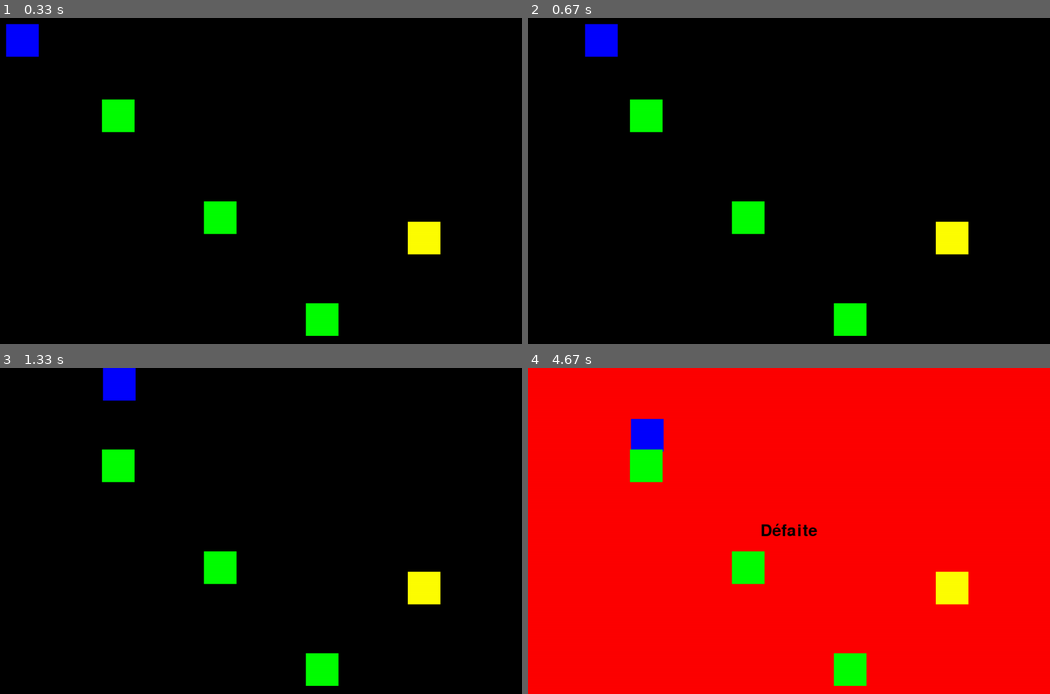
Above: before the commit, frames 1-4 (two rows, left to right).
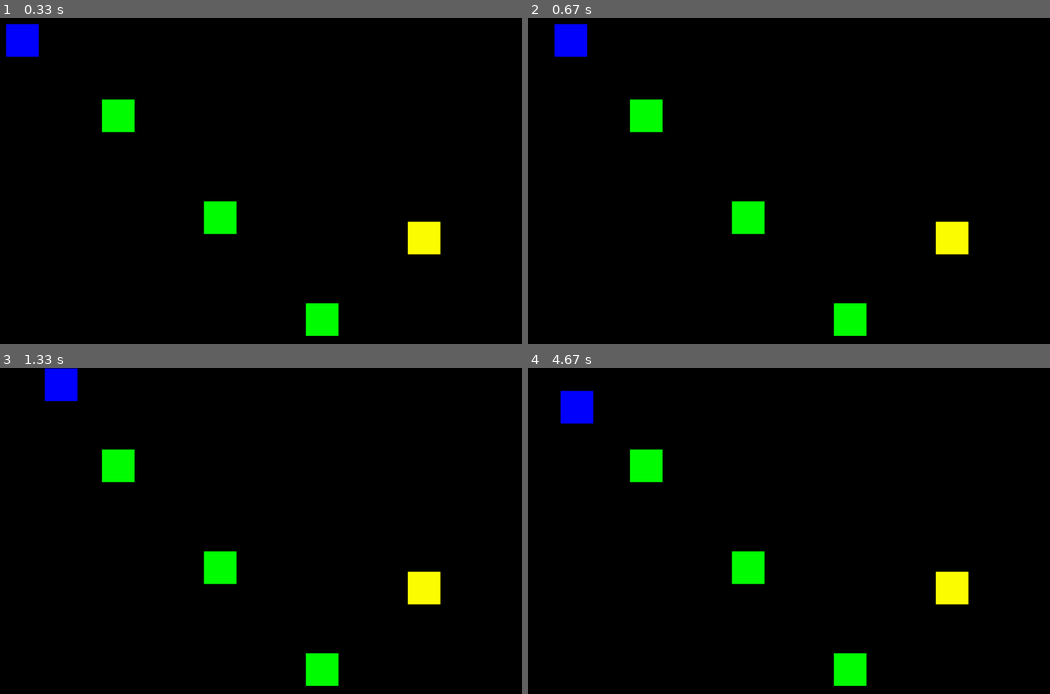
Above: after the commit, the same moments.

Repository: Valwiler/Pygame-RatMaze
Game: pygame game, started from main.py
Same seed, same stepped clock (60 frames per second), same inputs: the game is played once before the commit and once after it.
Inputs:
- Up to frame 1 (0.33 s): no input
- Up to frame 2 (0.67 s): hold Right from 0.33 s (still down)
- Up to frame 3 (1.33 s): release Right at 0.8 s; hold Up 0.83-1.13 s; hold Right from 1.17 s (still down)
- Up to frame 4 (4.67 s): release Right at 1.63 s; hold Left 1.67-2.2 s; hold Down 2.23-2.53 s; hold Left 2.57-2.97 s; hold Up 3-3.37 s; hold Right 3.4-4.03 s; hold Down 4.07-4.43 s; hold Left from 4.47 s (still down)

Frame 1 is identical in both runs. In frame 2, 1.2% of the frame differs, in the area x 5-18%, y 1-12%; in frame 3, 1.3%; in frame 4, 97%, in the area x 0-100%, y 0-100%.

Commit message:
new movement validation and end game function

Diff:
--- a/model/game.py
+++ b/model/game.py
@@ -7,14 +7,15 @@
 SCREEN_WIDTH = 1024
 SCREEN_HEIGHT = 640
 ACTORS_ICON_SIZE = 64
-MVT = 10
-FR = 30
+MVT = 1
+FR = 300
 
 NUMBER_OF_ACTORS = 5
 LABORAT_ID = 0
 
 COORDINATE_X = 0
 COORDINATE_Y = 1
+
 
 class Game:
     __instance = None
@@ -30,31 +31,29 @@
             cls.clock = pygame.time.Clock()
         return cls.__instance
 
-    def new_position_validation(self):
-
-        if self.player.position[COORDINATE_X] < 0:
-            self.player.position[COORDINATE_X] = 0
-        elif self.player.position[COORDINATE_X] > SCREEN_WIDTH - ACTORS_ICON_SIZE:
-            self.player.position[COORDINATE_X] = SCREEN_WIDTH - ACTORS_ICON_SIZE
-        elif self.player.position[COORDINATE_Y] < 0:
-            self.player.position[COORDINATE_Y] = 0
-        elif self.player.position[COORDINATE_Y] > SCREEN_HEIGHT - ACTORS_ICON_SIZE:
-            self.player.position[COORDINATE_Y] = SCREEN_HEIGHT - ACTORS_ICON_SIZE
-
     def run(self):
         while self.running and self.window.game_over is False:
-            pressed_up, pressed_down, pressed_left, pressed_right = self.game_listener.get_input()
-            if pressed_left:
-                self.player.position[COORDINATE_X] -= MVT
-            if pressed_right:
-                self.player.position[COORDINATE_X] += MVT
-            if pressed_up:
-                self.player.position[COORDINATE_Y] -= MVT
-            if pressed_down:
-                self.player.position[COORDINATE_Y] += MVT
+            self.action_interpreter()
             self.window.update_icons()
             self.clock.tick(FR)
-            self.new_position_validation()
 
-        self.window.update_icons()
-        time.sleep(2)
+        time.sleep(1)
+
+    def position_validation(self, new_position):
+        return (0 < new_position[COORDINATE_X] < SCREEN_WIDTH - ACTORS_ICON_SIZE) and \
+               (0 < new_position[COORDINATE_Y] < SCREEN_HEIGHT - ACTORS_ICON_SIZE)
+
+    def action_interpreter(self):
+        pressed_up, pressed_down, pressed_left, pressed_right = self.game_listener.get_input()
+        new_position = [self.player.position[COORDINATE_X], self.player.position[COORDINATE_Y]]
+        if pressed_left:
+            new_position[COORDINATE_X] -= MVT
+        if pressed_right:
+            new_position[COORDINATE_X] += MVT
+        if pressed_up:
+            new_position[COORDINATE_Y] -= MVT
+        if pressed_down:
+            new_position[COORDINATE_Y] += MVT
+
+        if self.position_validation(new_position):
+            self.player.set_position(new_position)
--- a/view/Window.py
+++ b/view/Window.py
@@ -6,7 +6,6 @@
 BLACK = (0, 0, 0)
 WHITE = (255, 255, 255)
 
-
 class Window:
 
     def __init__(self, width, height, actors_icons_size, actors):
@@ -14,42 +13,30 @@
         self.actors = actors
         self.game_over = False
         self.actors_icons_size = actors_icons_size
-        self.background_color = BLACK
         self.font = pg.font.Font(pg.font.get_default_font(), 32)
         self.center = (width // 2, height // 2)
 
     def update_icons(self):
 
-        self.ecran.fill(self.background_color)
+        self.ecran.fill(BLACK)
         for actor in self.actors:
             if isinstance(actor, a.Player):
                 for other_object in self.actors:
                     if i.Actor_Icon(actor, self.actors_icons_size).is_in_collision(
                             i.Actor_Icon(other_object, self.actors_icons_size)):
                         if isinstance(other_object, a.Zombie):
-                            self.lose(actor)
+                            self.end_game(actor, 'Défaite', RED)
                         elif isinstance(other_object, a.Fromage):
-                            self.win(other_object)
-                        else:
-                            pass
+                            self.end_game(other_object, 'Victoire', WHITE)
             color, rect = i.Actor_Icon(actor, self.actors_icons_size).get_icon()
             pg.draw.rect(self.ecran, color, rect)
         pg.display.update()
 
-    def lose(self, actor):
-        self.background_color = RED
-        actor.set_alive(False)
+    def end_game(self, actor_to_kill, message, screen_color):
+        self.ecran.fill(screen_color)
+        actor_to_kill.set_alive(False)
         self.game_over = True
-        text = self.font.render('Défaite', True, BLACK, self.background_color)
+        text = self.font.render(message, True, BLACK, screen_color)
         rect = text.get_rect()
         rect.center = self.center
         self.ecran.blit(text, rect)
-
-    def win(self, other_object):
-        self.background_color = WHITE
-        other_object.set_alive(False)
-        self.game_over = True
-        text = self.font.render('Victoire', True, BLACK, self.background_color)
-        rect = text.get_rect()
-        rect.center = self.center
-        self.ecran.blit(text, rect)
